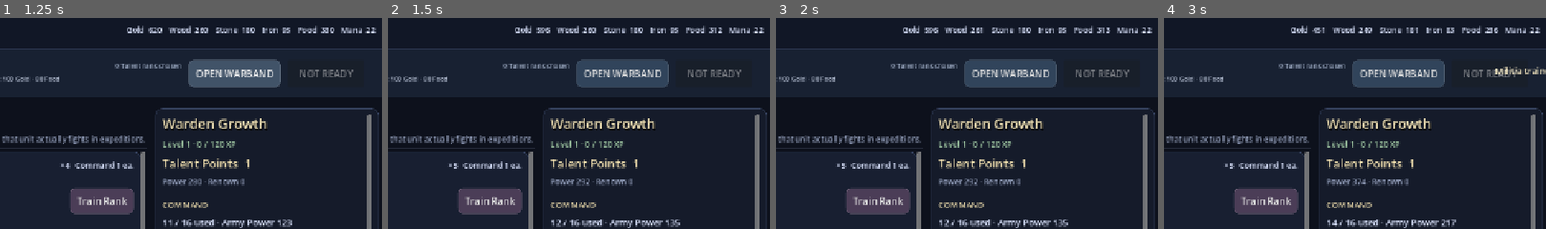
Above: before the commit, frames 1-4 (left to right).
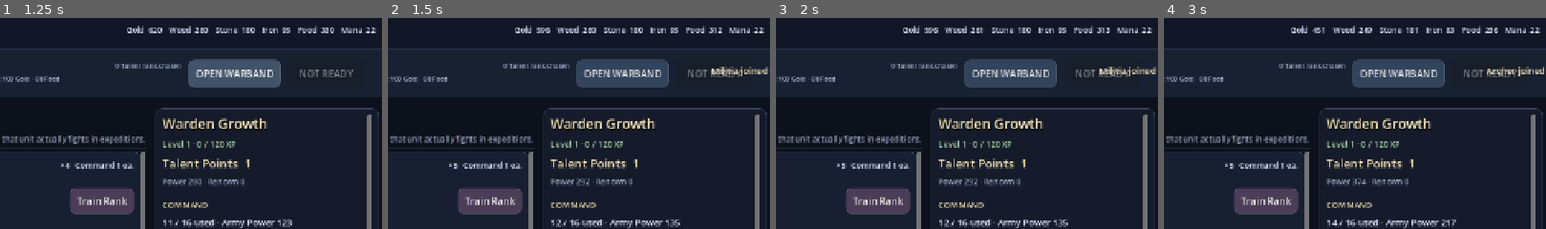
Above: after the commit, the same moments.

Repository: ramonsamagaio/marchbound
Game: Godot game, scene res://scenes/Main.tscn
Same seed, same stepped clock (60 frames per second), same inputs: the game is played once before the commit and once after it.
Inputs:
- Up to frame 1 (1.25 s): click "OPEN WARBAND" at 0.5 s
- Up to frame 2 (1.5 s): click "Recruit" at 1.25 s
- Up to frame 3 (2 s): no input
- Up to frame 4 (3 s): click "Train Rank" at 2 s; click "Recruit" at 2.75 s
The pictures show only the part of the screen within x 50-100%, y 0-50%; the shares and areas given below are measured in that part.

Frame 1 is identical in both runs. In frame 2, 0.4% of the frame differs, in the area x 84-100%, y 23-28%; in frame 3, 0.4%; in frame 4, 0.3%.

Commit message:
feat: persist and recruit Wild Bonds

Diff:
--- a/scripts/core/GameState.gd
+++ b/scripts/core/GameState.gd
@@ -26,7 +26,7 @@
 
 func reset_new_game(emit_signal := true) -> void:
 	resources = {"gold":620.0,"wood":260.0,"stone":180.0,"iron":95.0,"food":330.0,"mana":22.0}
-	player = {"name":"Warden","level":1,"xp":0,"xp_next":120,"hp_bonus":0.0,"damage_bonus":0.0,"command_base":12,"skill_points":1,"renown":0}
+	player = {"name":"Warden","level":1,"xp":0,"xp_next":120,"hp_bonus":0.0,"damage_bonus":0.0,"command_base":12,"skill_points":1,"renown":0,"monster_unlocks":[]}
 	army = {"militia":4,"archer":2,"wolf":1,"mage":0}
 	unit_levels = {"militia":1,"archer":1,"wolf":1,"mage":1}
 	buildings = {"town_hall":1,"lumberyard":1,"quarry":1,"farm":1,"barracks":1,"forge":0,"arcane_lab":0,"market":0}
@@ -38,7 +38,7 @@
 		if item.slot in ["weapon","chest","boots"]:
 			equipped[item.slot] = item.uid
 	world = {"seed":947213,"day":1,"frontier_depth":1,"highest_threat":1,"selected_tile":{},"season":1,"focus_x":0,"focus_y":0,"conquered":{"0:0":true}}
-	stats = {"expeditions":0,"victories":0,"defeats":0,"kills":0,"bosses":0,"gold_earned":0.0,"items_found":0,"territories_claimed":1}
+	stats = {"expeditions":0,"victories":0,"defeats":0,"kills":0,"bosses":0,"gold_earned":0.0,"items_found":0,"territories_claimed":1,"wild_bonds":0}
 	if emit_signal:
 		changed.emit()
 
@@ -49,7 +49,18 @@
 		world["conquered"] = {"0:0":true}
 	if not world["conquered"].has("0:0"): world["conquered"]["0:0"] = true
 	if not stats.has("territories_claimed"): stats["territories_claimed"] = world["conquered"].size()
+	if not stats.has("wild_bonds"): stats["wild_bonds"] = 0
 	if not player.has("skill_points"): player["skill_points"] = 0
+	if not player.has("monster_unlocks") or typeof(player.get("monster_unlocks",[])) != TYPE_ARRAY:
+		player["monster_unlocks"] = []
+	var clean_unlocks:Array[String] = []
+	for raw_id in player["monster_unlocks"]:
+		var monster_id:String = String(raw_id)
+		if MonsterRoster.has(monster_id) and monster_id not in clean_unlocks:
+			clean_unlocks.append(monster_id)
+			if not army.has(monster_id): army[monster_id] = 0
+			if not unit_levels.has(monster_id): unit_levels[monster_id] = 1
+	player["monster_unlocks"] = clean_unlocks
 	if typeof(talents) != TYPE_DICTIONARY:
 		talents = {}
 	for id in TALENT_ORDER:
@@ -61,6 +72,31 @@
 		if not item.has("affixes") or typeof(item["affixes"]) != TYPE_ARRAY:
 			item["affixes"] = []
 		inventory[i] = item
+
+func monster_unlocked(id:String) -> bool:
+	ensure_schema()
+	return id in player["monster_unlocks"]
+
+func unlocked_monsters() -> Array[String]:
+	ensure_schema()
+	var result:Array[String] = []
+	for id in player["monster_unlocks"]:
+		result.append(String(id))
+	return result
+
+func unlock_monster(id:String) -> bool:
+	ensure_schema()
+	if not MonsterRoster.has(id) or monster_unlocked(id):
+		return false
+	var unlocks:Array = player["monster_unlocks"]
+	unlocks.append(id)
+	player["monster_unlocks"] = unlocks
+	army[id] = int(army.get(id,0))
+	unit_levels[id] = max(1,int(unit_levels.get(id,1)))
+	stats["wild_bonds"] = int(stats.get("wild_bonds",0))+1
+	toast_requested.emit("WILD BOND FORMED · %s can now join your Warband." % MonsterRoster.display_name(id))
+	changed.emit()
+	return true
 
 func talent_rank(id:String) -> int:
 	ensure_schema()
@@ -153,7 +189,9 @@
 	return int(player.command_base)+int(player.level)*2+int(tech.leadership)*4+int(buildings.town_hall)*2+talent_rank("commander")*2+int(round(equipped_bonus("command")))
 
 func unit_command_cost(unit:String) -> int:
-	return {"militia":1,"archer":2,"wolf":3,"mage":4}.get(unit,1)
+	if MonsterRoster.has(unit):
+		return MonsterRoster.command_cost(unit)
+	return int({"militia":1,"archer":2,"wolf":3,"mage":4}.get(unit,1))
 
 func command_used() -> int:
 	var used := 0
@@ -165,7 +203,8 @@
 	var base = {"militia":12,"archer":22,"wolf":31,"mage":48}
 	var total := 0
 	for unit in army:
-		total += int(army[unit]) * int(base.get(unit,10)) * int(unit_levels.get(unit,1))
+		var unit_power:int = MonsterRoster.power(String(unit)) if MonsterRoster.has(String(unit)) else int(base.get(unit,10))
+		total += int(army[unit]) * unit_power * int(unit_levels.get(unit,1))
 	return total
 
 func gear_power() -> int:
@@ -271,6 +310,8 @@
 	return true
 
 func recruitment_cost(unit:String, amount:=1) -> Dictionary:
+	if MonsterRoster.has(unit):
+		return MonsterRoster.recruitment_cost(unit,int(amount))
 	var base={"militia":{"gold":24,"food":18},"archer":{"gold":45,"food":28,"wood":12},"wolf":{"gold":52,"food":45},"mage":{"gold":90,"food":25,"mana":8}}.get(unit,{"gold":20,"food":20})
 	var result={}
 	for key in base:
@@ -278,11 +319,14 @@
 	return result
 
 func recruit(unit:String) -> bool:
+	if MonsterRoster.has(unit) and not monster_unlocked(unit):
+		toast_requested.emit("That Wild Bond has not been discovered yet.")
+		return false
 	if command_used()+unit_command_cost(unit)>command_capacity():
 		toast_requested.emit("Command capacity reached.")
 		return false
-	var required_barracks={"militia":1,"archer":1,"wolf":1,"mage":2}.get(unit,1)
-	if buildings.barracks<required_barracks:
+	var required_barracks:int = int({"militia":1,"archer":1,"wolf":1,"mage":2}.get(unit,1))
+	if int(buildings.barracks)<required_barracks:
 		toast_requested.emit("Barracks level %d required." % required_barracks)
 		return false
 	if unit=="mage" and buildings.arcane_lab<1:
@@ -291,11 +335,14 @@
 	if not spend(recruitment_cost(unit)):
 		toast_requested.emit("Not enough resources to recruit.")
 		return false
-	army[unit]+=1
+	army[unit]=int(army.get(unit,0))+1
+	toast_requested.emit("%s joined the Warband." % pretty(unit))
 	changed.emit()
 	return true
 
 func upgrade_unit(unit:String) -> bool:
+	if not unit_levels.has(unit):
+		return false
 	var level=int(unit_levels[unit])
 	var cost={"gold":100*level,"food":50*level,"iron":12*level}
 	if not spend(cost):
@@ -339,9 +386,12 @@
 			claim_loot["stone"] = float(claim_loot.get("stone",0.0)) + 3.0*richness
 			result["loot"] = claim_loot
 			toast_requested.emit("Frontier claimed! New adjacent territories are now reachable.")
+		var wild_bond:String = String(result.get("wild_bond",""))
+		result["wild_bond_unlocked"] = unlock_monster(wild_bond) if wild_bond != "" else false
 	else:
 		stats.defeats += 1
 		result["territory_claimed"] = false
+		result["wild_bond_unlocked"] = false
 	add_resources(result.get("loot",{}))
 	add_xp(int(result.get("xp",0)))
 	if result.has("item") and not result.item.is_empty():
@@ -371,6 +421,8 @@
 	changed.emit()
 
 func pretty(value:String) -> String:
+	if MonsterRoster.has(value):
+		return MonsterRoster.display_name(value)
 	return value.replace("_"," ").capitalize()
 
 func to_dict() -> Dictionary:
